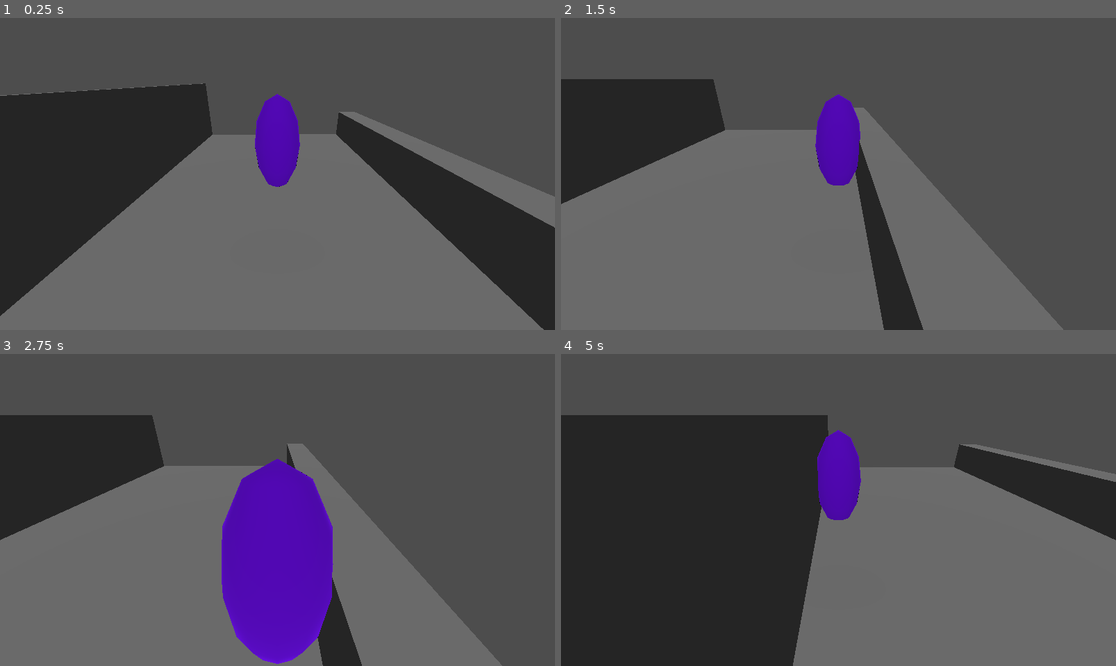
Above: before the commit, frames 1-4 (two rows, left to right).
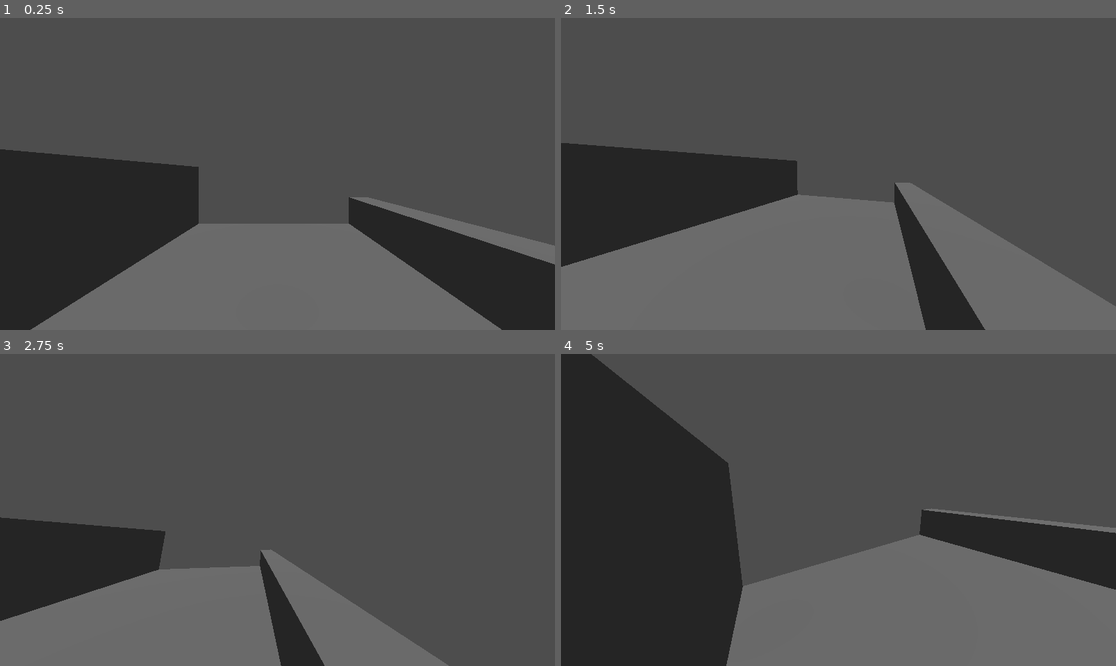
Above: after the commit, the same moments.

Repository: Xander-6085/minijam187
Game: Godot game, scene res://node_3d.tscn
Same seed, same stepped clock (60 frames per second), same inputs: the game is played once before the commit and once after it.
Inputs (mouse positions are in pixels of both pictures, inside the frame that each line leads up to):
- Up to frame 1 (0.25 s): no input
- Up to frame 2 (1.5 s): move the mouse to (960, 158) at 0.52 s; hold D (right) 0.53-1.28 s; move the mouse to (727, 189) at 1.27 s; hold S (back) from 1.28 s (still down)
- Up to frame 3 (2.75 s): move the mouse to (333, 441) at 2.02 s; release S (back) at 2.03 s; hold D (right) from 2.03 s (still down)
- Up to frame 4 (5 s): move the mouse to (810, 572) at 2.77 s; release D (right) at 2.78 s; hold W (forward) 2.78-3.53 s; move the mouse to (1005, 556) at 3.52 s; hold A (left) from 3.53 s (still down); tap Escape (ui_cancel) at 4.15 s; move the mouse to (672, 463) at 4.27 s

The runs differ from the first frame. In frame 1, 36% of the frame differs, in the area x 0-100%, y 20-100%; in frame 2, 29%; in frame 3, 40%, in the area x 0-91%, y 19-100%; in frame 4, 31%.

Commit message:
First person character movement

Diff:
--- a/character_movement.gd
+++ b/character_movement.gd
@@ -3,23 +3,29 @@
 
 @export var speed = 5.0
 @export var acceleration = 4.0
-@export var jump_speed = 8.0
+@export var mouse_sensitivity = 0.0015
+@export var rotation_speed = 12.0
 
 var gravity = ProjectSettings.get_setting("physics/3d/default_gravity")
-var jumping = false
 
-@onready var spring_arm = $SpringArm3D
+@onready var model = $Rig
+
+func _ready():
+	Input.mouse_mode = Input.MOUSE_MODE_CAPTURED
 
 func _physics_process(delta):
 	velocity.y += -gravity * delta
-	get_move_input(delta)
+	var input = Input.get_vector("left", "right", "forward", "back")
+	var movement_dir = transform.basis * Vector3(input.x, 0, input.y)
+	velocity.x = movement_dir.x * speed
+	velocity.z = movement_dir.z * speed
 
 	move_and_slide()
 
-func get_move_input(delta):
-	var vy = velocity.y
-	velocity.y = 0
-	var input = Input.get_vector("left", "right", "forward", "back")
-	var dir = Vector3(input.x, 0, input.y).rotated(Vector3.UP, spring_arm.rotation.y)
-	velocity = lerp(velocity, dir * speed, acceleration * delta)
-	velocity.y = vy
+func _input(event):
+	if event is InputEventMouseMotion and Input.mouse_mode == Input.MOUSE_MODE_CAPTURED:
+		rotate_y(-event.relative.x * mouse_sensitivity)
+		$Camera3D.rotate_x(-event.relative.y * mouse_sensitivity)
+		$Camera3D.rotation.x = clampf($Camera3D.rotation.x, -deg_to_rad(70), deg_to_rad(70))
+	if event.is_action_pressed("ui_cancel"):
+		Input.mouse_mode = Input.MOUSE_MODE_VISIBLE
--- a/node_3d.tscn
+++ b/node_3d.tscn
@@ -2,11 +2,11 @@
 
 [ext_resource type="Script" uid="uid://baxarjpvjlu56" path="res://character_movement.gd" id="1_a202f"]
 
-[sub_resource type="CapsuleShape3D" id="CapsuleShape3D_4xowi"]
-
 [sub_resource type="StandardMaterial3D" id="StandardMaterial3D_4xowi"]
 albedo_color = Color(0.458824, 0, 1, 1)
 metallic = 0.76
+
+[sub_resource type="CapsuleShape3D" id="CapsuleShape3D_4xowi"]
 
 [sub_resource type="Environment" id="Environment_a202f"]
 
@@ -16,21 +16,19 @@
 collision_layer = 2
 script = ExtResource("1_a202f")
 
+[node name="Rig" type="Node3D" parent="CharacterBody3D"]
+
+[node name="CSGSphere3D" type="CSGSphere3D" parent="CharacterBody3D/Rig"]
+transform = Transform3D(1.15308, 0, 0, 0, 2.43133, 0, 0, 0, 1, 0, 0.978242, 0)
+material = SubResource("StandardMaterial3D_4xowi")
+
 [node name="CollisionShape3D" type="CollisionShape3D" parent="CharacterBody3D"]
 transform = Transform3D(1, 0, 0, 0, 1, 0, 0, 0, 1, 0, 1, 0)
 shape = SubResource("CapsuleShape3D_4xowi")
 
-[node name="CSGSphere3D" type="CSGSphere3D" parent="CharacterBody3D"]
-transform = Transform3D(1.15308, 0, 0, 0, 2.43133, 0, 0, 0, 1, 0, 0.978242, 0)
-material = SubResource("StandardMaterial3D_4xowi")
-
-[node name="SpringArm3D" type="SpringArm3D" parent="CharacterBody3D"]
-transform = Transform3D(1, 0, 0, 0, 1, 0, 0, 0, 1, 0, 2.5, 0)
-spring_length = 5.0
-margin = 0.1
-
-[node name="Camera3D" type="Camera3D" parent="CharacterBody3D/SpringArm3D"]
-transform = Transform3D(1, 0.00035745, -0.000831467, 2.74558e-05, 0.906297, 0.422641, 0.00090463, -0.422641, 0.906297, -0.35437, 0.760405, 1.12426)
+[node name="Camera3D" type="Camera3D" parent="CharacterBody3D"]
+transform = Transform3D(1, 0, 0, 0, 1, 0, 0, 0, 1, 0, 2, 0)
+fov = 100.0
 
 [node name="DirectionalLight3D" type="DirectionalLight3D" parent="."]
 transform = Transform3D(1, 0, 0, 0, 0.901833, 0.432086, 0, -0.432086, 0.901833, 0, 18.5455, 23.5764)
